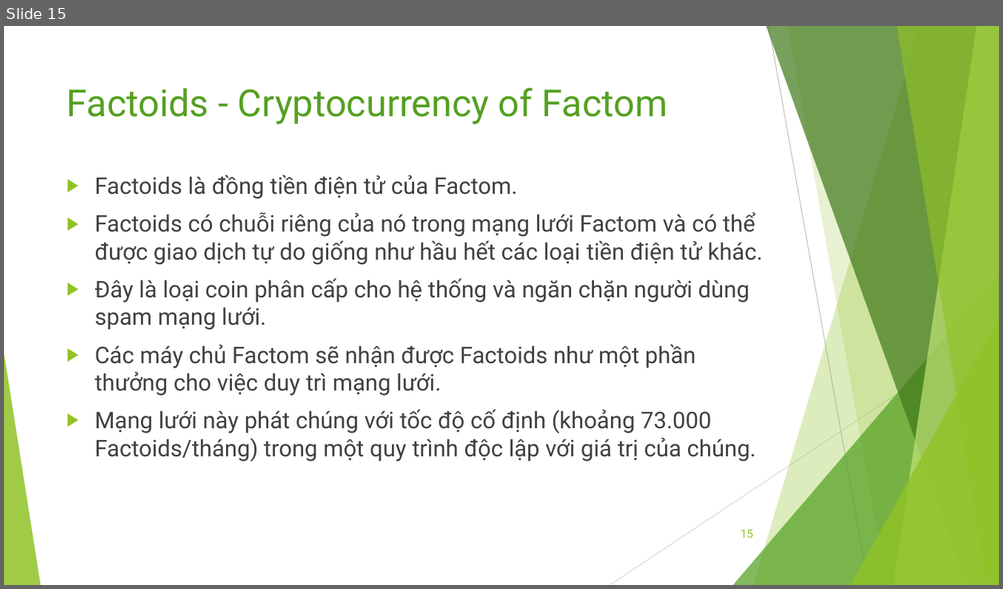
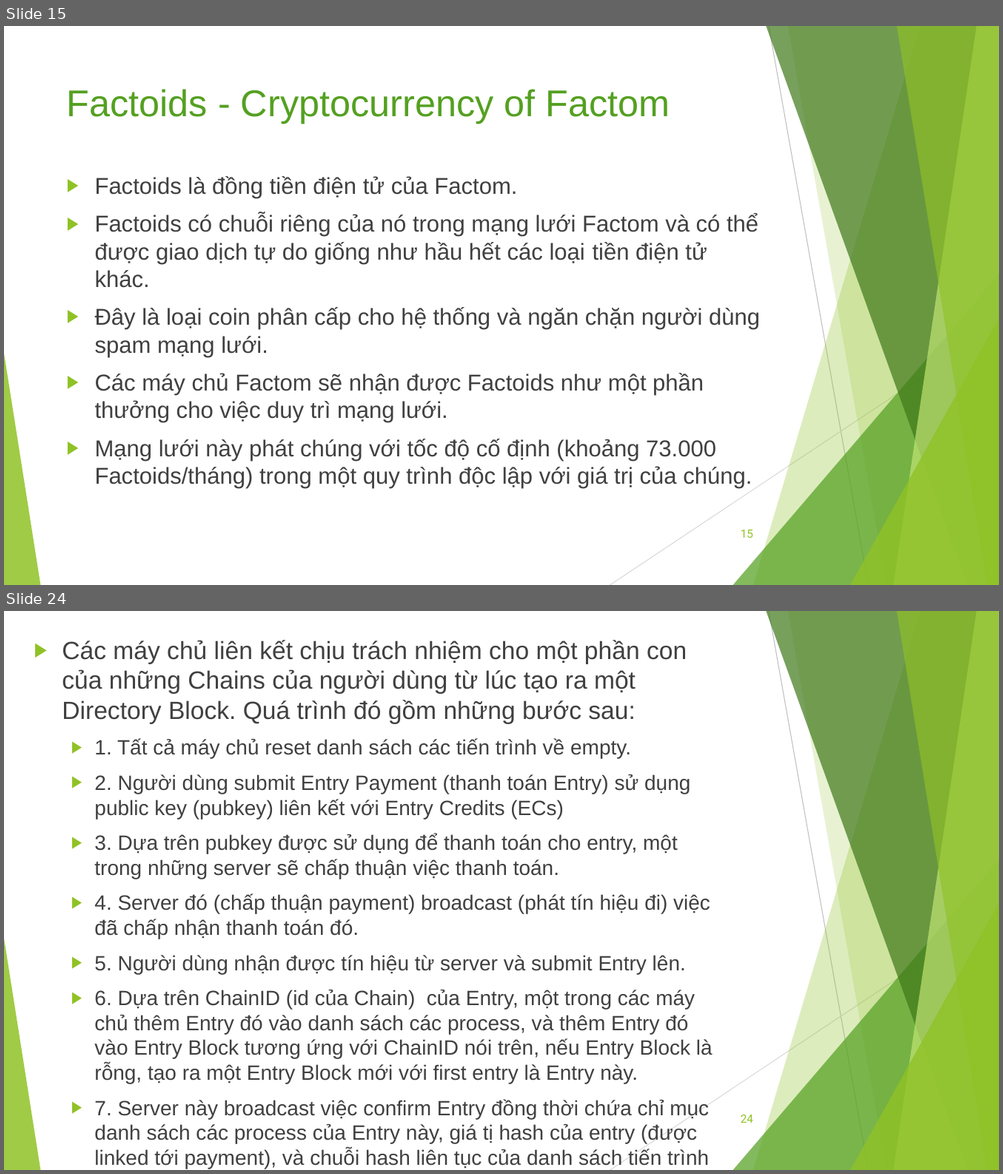
Before and after one commit to bku-blockchain/factom-research, a slide deck: docs/factom.pptx. Shown one above the other, each under a label of ours: slide 15 before the commit, slides 15 and 24 after it; the slides between them are not shown. The pictures are 1003x589 and 1003x1174 pixels, drawn with LibreOffice and Linux fonts; fonts in the diff are those of the drawing. Boxes give left, top, right and bottom in pixels: in the first picture for what was removed or moved away, otherwise in the second. Text is boxed around its words. In the diff, an @@ line names an element or a change of style, - is before the commit and + after.

```diff
--- a/docs/factom.pptx
+++ b/docs/factom.pptx
@@ slide 24 added at (4, 611, 999, 1170), background #FFFFFF; not listed: 10 template elements that a slide beside it also shows @@
@@ text added at (62, 640, 712, 1144), 20 pt, text #404040 @@
+▶ Các máy chủ liên kết chịu trách nhiệm cho một phần con của những Chains của người dùng từ lúc tạo ra một Directory Block. Quá trình đó gồm những bước sau:
+  ▶ 1. Tất cả máy chủ reset danh sách các tiến trình về empty.
+  ▶ 2. Người dùng submit Entry Payment (thanh toán Entry) sử dụng public key (pubkey) liên kết với Entry Credits (ECs)
+  ▶ 3. Dựa trên pubkey được sử dụng để thanh toán cho entry, một trong những server sẽ chấp thuận việc thanh toán.
+  ▶ 4. Server đó (chấp thuận payment) broadcast (phát tín hiệu đi) việc đã chấp nhận thanh toán đó.
+  ▶ 5. Người dùng nhận được tín hiệu từ server và submit Entry lên.
+  ▶ 6. Dựa trên ChainID (id của Chain) của Entry, một trong các máy chủ thêm Entry đó vào danh sách các process, và thêm Entry đó vào Entry Block tương ứng với ChainID nói trên, nếu Entry Block là rỗng, tạo ra một Entry Block mới với first entry là Entry này.
+  ▶ 7. Server này broadcast việc confirm Entry đồng thời chứa chỉ mục danh sách các process của Entry này, giá tị hash của entry (được linked tới payment), và chuỗi hash liên tục của danh sách tiến trình của máy chủ này.
@@ page number added at (740, 1115, 753, 1123), 11 pt, text #90C226 @@
+24
@@ slide 15 changed as well @@
@@ title "Factoids - Cryptocurrency of Factom" at (67, 89, 669, 124): font Roboto to Arial @@
@@ text "Factoids là đồng tiền điện ..." at (95, 176, 760, 488): font Roboto to Arial @@
```
Also in this commit, not shown: 14 other slides changed, 16 other slides added, 2 other files.
